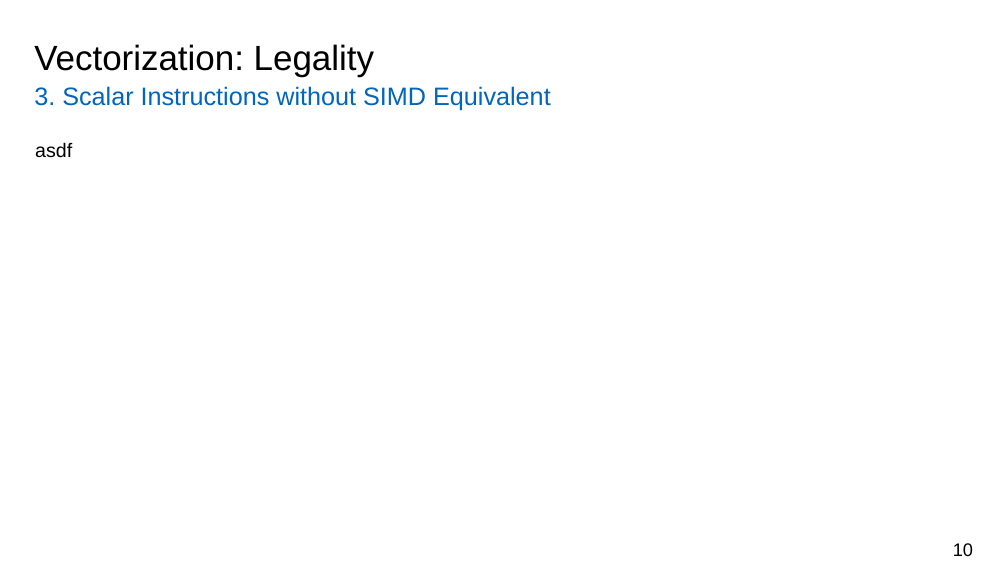
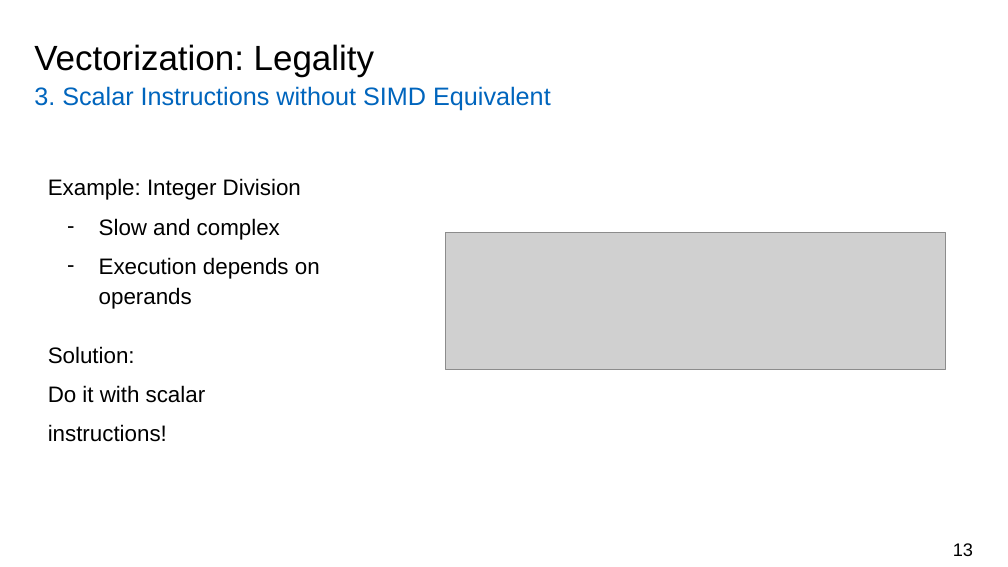
Before and after one commit to atalantus/seminar-llvm-vplan, a slide deck: slide 13 of presentation/vplan-presentation.pptx (slide 10 before the commit). Drawn at 1008x567 pixels with LibreOffice and Linux fonts; fonts in the diff are those of the drawing; grey boxes stand for pictures; background and template pictures are left out. Boxes give left, top, right and bottom in pixels: in the first picture for what was removed or moved away, otherwise in the second. Text is boxed around its words. In the diff, an @@ line names an element or a change of style, - is before the commit and + after.

```diff
--- a/presentation/vplan-presentation.pptx
+++ b/presentation/vplan-presentation.pptx
@@ text removed at [35,142,72,158] @@
-asdf
@@ text added at [48,178,320,309], 16 pt, text #000000 @@
+Example: Integer Division
+  – Slow and complex
+  – Execution depends on operands
@@ picture added at [446,232,946,369] @@
@@ text added at [48,346,206,442], 16 pt, text #000000 @@
+Solution:
+Do it with scalar
+instructions!
@@ page number at [953,543,973,556]: text changed @@
-10
+13
```
Also in this commit, not shown: 13 other slides changed, 21 slides added, 1 slide removed.
